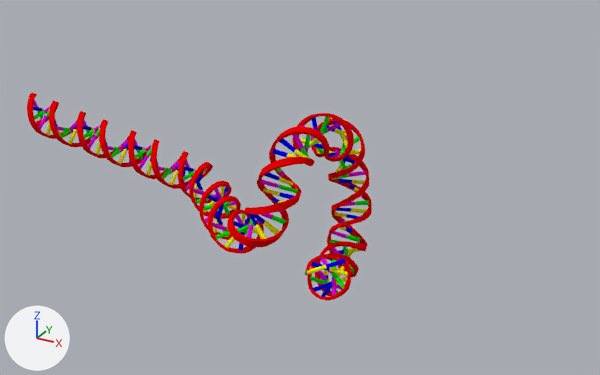
The Blender file DNACartoon.blend: old version first, new version second.
Camera for both pictures: a 50 mm lens placed at (27.6, -33.5, 17.6), pointed at (8.6, 1.0, 0.3). The lights are fixed; the arrows at lower left show +X, +Y and +Z.

The first picture shows 'Helix.001'.
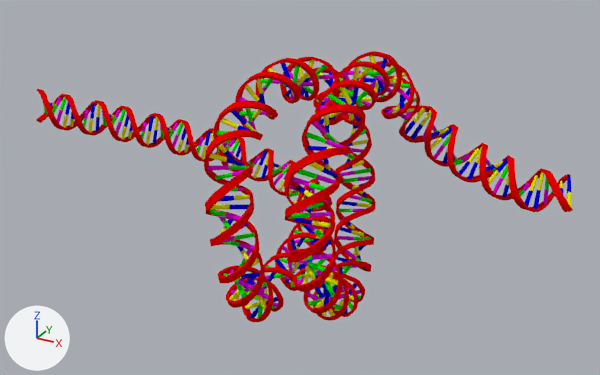
Diff of the bpy script that builds the scene:
```diff
--- a/DNACartoon.blend.py
+++ b/DNACartoon.blend.py
@@ cu_beziercurve @@
 cu_beziercurve.dimensions = '3D'
-_sp = cu_beziercurve.splines.new('BEZIER'); _sp.bezier_points.add(6)
-_sp.bezier_points.foreach_set('co', [-6.327, -0.271, 1.316, 1.0, 0.0, 0.0, 4.05, -1.944, -0.119, 4.766, 0.049, 1.936, 5.124, 1.527, -0.0513, 5.489, 0.0125, -1.717, 6.362, -1.904, 0.0165])
-_sp.bezier_points.foreach_set('handle_left', [-7.022, -0.297, 1.441, 0.0414, 0.263, 0.11, 3.234, -2.048, -0.618, 4.387, -1.198, 2.032, 4.93, 1.574, 0.928, 5.329, 0.998, -1.66, 6.113, -1.901, -0.952])
-_sp.bezier_points.foreach_set('handle_right', [-5.631, -0.246, 1.191, 1.959, -0.263, -0.11, 4.867, -1.84, 0.38, 5.146, 1.296, 1.84, 5.319, 1.48, -1.031, 5.648, -0.973, -1.775, 6.611, -1.906, 0.985])
-for _p, _l, _r in zip(_sp.bezier_points, ['ALIGNED', 'ALIGNED', 'ALIGNED', 'ALIGNED', 'ALIGNED', 'ALIGNED', 'ALIGNED'], ['ALIGNED', 'ALIGNED', 'ALIGNED', 'ALIGNED', 'ALIGNED', 'ALIGNED', 'ALIGNED']): _p.handle_left_type = _l; _p.handle_right_type = _r
+_sp = cu_beziercurve.splines.new('BEZIER'); _sp.bezier_points.add(9)
+_sp.bezier_points.foreach_set('co', [-6.327, -0.271, 1.316, 3.854, 1.959, -1.573, 4.292, -2.127, -1.928, 4.11, -2.971, 2.055, 4.418, 1.235, 2.916, 5.386, 1.303, -1.623, 6.232, -2.911, 0.562, 6.048, -0.206, 3.469, 6.028, 2.482, 2.434, 11.19, 2.531, 0.666])
+_sp.bezier_points.foreach_set('handle_left', [-7.022, -0.297, 1.441, 2.071, 6.256, -0.979, 4.116, -1.227, -2.22, 4.531, -3.775, 1.116, 4.235, -0.255, 4.068, 4.719, 3.055, -0.0833, 6.27, -2.738, -1.182, 6.262, -1.937, 3.293, 6.15, 1.159, 3.577, 9.858, 1.394, 0.555])
+_sp.bezier_points.foreach_set('handle_right', [-5.631, -0.246, 1.191, 4.234, 1.042, -1.7, 4.469, -3.027, -1.635, 3.688, -2.166, 2.994, 4.601, 2.726, 1.764, 6.052, -0.449, -3.163, 6.193, -3.083, 2.306, 5.834, 1.524, 3.645, 5.906, 3.804, 1.29, 12.52, 3.668, 0.778])
+for _p, _l, _r in zip(_sp.bezier_points, ['ALIGNED', 'ALIGNED', 'ALIGNED', 'ALIGNED', 'ALIGNED', 'ALIGNED', 'ALIGNED', 'ALIGNED', 'ALIGNED', 'ALIGNED'], ['ALIGNED', 'ALIGNED', 'ALIGNED', 'ALIGNED', 'ALIGNED', 'ALIGNED', 'ALIGNED', 'ALIGNED', 'ALIGNED', 'ALIGNED']): _p.handle_left_type = _l; _p.handle_right_type = _r
 _sp.order_u = 0
@@ ob_helix_001 @@
 _m = ob_helix_001.modifiers.new('Array', 'ARRAY')
-_m.count = 11
+_m.count = 26
 _m.curve = ob_beziercurve
```

Where the change shows, as pixel boxes [x1, y1, x2, y2] in the pictures (600 x 375 px):
'Helix.001', reshaped, modifiers changed (55% wider, 31% taller)
    before: [27, 93, 372, 300]
    after: [37, 51, 573, 322]
